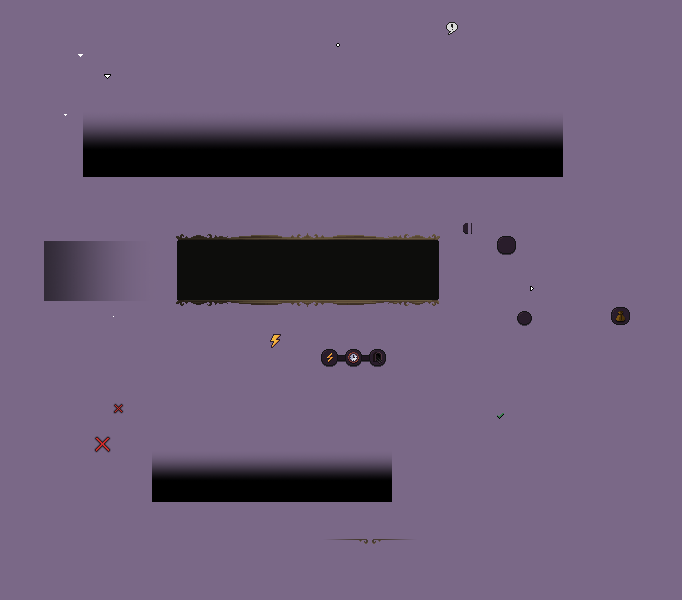
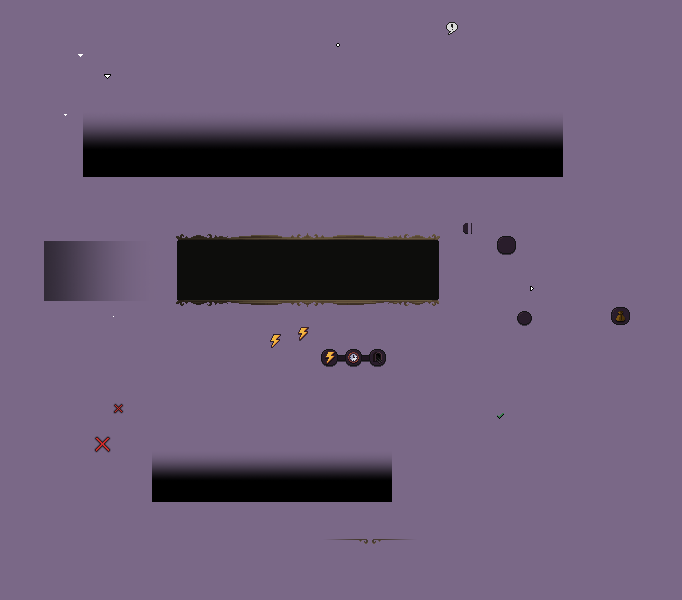
The second 682×600 image is a revision of the first. Changes to its layers:
added layer "EnergyBolt.png" above "GameMeterContainer.png" over [298, 327, 309, 340]
renamed "Energy icon" to "Layer 1", painted on it over [325, 351, 336, 364]
